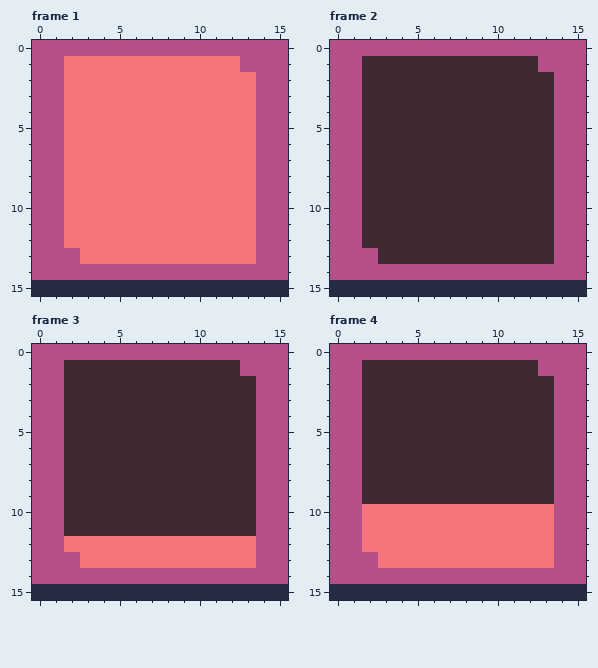
A pixel-art file gets an edit: CargOS/Assets/Sprites/Prefabs/p_teleporter_pad_raw.aseprite. Above, as it was before the edit.
16x16 pixels, 8 frames. Shown: frame 1, frame 2, frame 3, frame 4. The commit also changed other frames, which this record leaves out.
And afterwards:
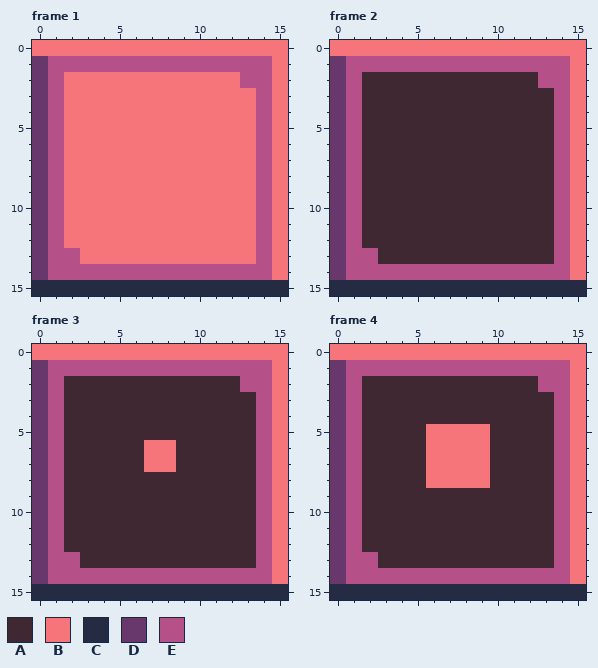
Palette (. is transparent): A #3f2832  B #f6757a  C #262b44  D #68386c  E #b55088
What changed:
layer "Layer 2" added
--- frame 1, layers "Layer 2", "Layer 1"
@@ x 0..15 @@
- 0 EEEEEEEEEEEEEEEE
- 1 EEBBBBBBBBBBBEEE
- 2 EEBBBBBBBBBBBBEE
- 3 EEBBBBBBBBBBBBEE
- 4 EEBBBBBBBBBBBBEE
- 5 EEBBBBBBBBBBBBEE
- 6 EEBBBBBBBBBBBBEE
- 7 EEBBBBBBBBBBBBEE
- 8 EEBBBBBBBBBBBBEE
- 9 EEBBBBBBBBBBBBEE
-10 EEBBBBBBBBBBBBEE
-11 EEBBBBBBBBBBBBEE
-12 EEBBBBBBBBBBBBEE
-13 EEEBBBBBBBBBBBEE
-14 EEEEEEEEEEEEEEEE
+ 0 BBBBBBBBBBBBBBBB
+ 1 DEEEEEEEEEEEEEEB
+ 2 DEBBBBBBBBBBBEEB
+ 3 DEBBBBBBBBBBBBEB
+ 4 DEBBBBBBBBBBBBEB
+ 5 DEBBBBBBBBBBBBEB
+ 6 DEBBBBBBBBBBBBEB
+ 7 DEBBBBBBBBBBBBEB
+ 8 DEBBBBBBBBBBBBEB
+ 9 DEBBBBBBBBBBBBEB
+10 DEBBBBBBBBBBBBEB
+11 DEBBBBBBBBBBBBEB
+12 DEBBBBBBBBBBBBEB
+13 DEEBBBBBBBBBBBEB
+14 DEEEEEEEEEEEEEEB
 15 CCCCCCCCCCCCCCCC
--- frame 2, layer "Layer 1"
@@ x 0..15 @@
- 0 EEEEEEEEEEEEEEEE
- 1 EEAAAAAAAAAAAEEE
- 2 EEAAAAAAAAAAAAEE
- 3 EEAAAAAAAAAAAAEE
- 4 EEAAAAAAAAAAAAEE
- 5 EEAAAAAAAAAAAAEE
- 6 EEAAAAAAAAAAAAEE
- 7 EEAAAAAAAAAAAAEE
- 8 EEAAAAAAAAAAAAEE
- 9 EEAAAAAAAAAAAAEE
-10 EEAAAAAAAAAAAAEE
-11 EEAAAAAAAAAAAAEE
-12 EEAAAAAAAAAAAAEE
-13 EEEAAAAAAAAAAAEE
-14 EEEEEEEEEEEEEEEE
+ 0 BBBBBBBBBBBBBBBB
+ 1 DEEEEEEEEEEEEEEB
+ 2 DEAAAAAAAAAAAEEB
+ 3 DEAAAAAAAAAAAAEB
+ 4 DEAAAAAAAAAAAAEB
+ 5 DEAAAAAAAAAAAAEB
+ 6 DEAAAAAAAAAAAAEB
+ 7 DEAAAAAAAAAAAAEB
+ 8 DEAAAAAAAAAAAAEB
+ 9 DEAAAAAAAAAAAAEB
+10 DEAAAAAAAAAAAAEB
+11 DEAAAAAAAAAAAAEB
+12 DEAAAAAAAAAAAAEB
+13 DEEAAAAAAAAAAAEB
+14 DEEEEEEEEEEEEEEB
 15 CCCCCCCCCCCCCCCC
--- frame 3, layers "Layer 2", "Layer 1"
@@ x 0..15 @@
- 0 EEEEEEEEEEEEEEEE
- 1 EEAAAAAAAAAAAEEE
- 2 EEAAAAAAAAAAAAEE
- 3 EEAAAAAAAAAAAAEE
- 4 EEAAAAAAAAAAAAEE
- 5 EEAAAAAAAAAAAAEE
- 6 EEAAAAAAAAAAAAEE
- 7 EEAAAAAAAAAAAAEE
- 8 EEAAAAAAAAAAAAEE
- 9 EEAAAAAAAAAAAAEE
-10 EEAAAAAAAAAAAAEE
-11 EEAAAAAAAAAAAAEE
-12 EEBBBBBBBBBBBBEE
-13 EEEBBBBBBBBBBBEE
-14 EEEEEEEEEEEEEEEE
+ 0 BBBBBBBBBBBBBBBB
+ 1 DEEEEEEEEEEEEEEB
+ 2 DEAAAAAAAAAAAEEB
+ 3 DEAAAAAAAAAAAAEB
+ 4 DEAAAAAAAAAAAAEB
+ 5 DEAAAAAAAAAAAAEB
+ 6 DEAAAAABBAAAAAEB
+ 7 DEAAAAABBAAAAAEB
+ 8 DEAAAAAAAAAAAAEB
+ 9 DEAAAAAAAAAAAAEB
+10 DEAAAAAAAAAAAAEB
+11 DEAAAAAAAAAAAAEB
+12 DEAAAAAAAAAAAAEB
+13 DEEAAAAAAAAAAAEB
+14 DEEEEEEEEEEEEEEB
 15 CCCCCCCCCCCCCCCC
--- frame 4, layers "Layer 2", "Layer 1"
@@ x 0..15 @@
- 0 EEEEEEEEEEEEEEEE
- 1 EEAAAAAAAAAAAEEE
- 2 EEAAAAAAAAAAAAEE
- 3 EEAAAAAAAAAAAAEE
- 4 EEAAAAAAAAAAAAEE
- 5 EEAAAAAAAAAAAAEE
- 6 EEAAAAAAAAAAAAEE
- 7 EEAAAAAAAAAAAAEE
- 8 EEAAAAAAAAAAAAEE
- 9 EEAAAAAAAAAAAAEE
-10 EEBBBBBBBBBBBBEE
-11 EEBBBBBBBBBBBBEE
-12 EEBBBBBBBBBBBBEE
-13 EEEBBBBBBBBBBBEE
-14 EEEEEEEEEEEEEEEE
+ 0 BBBBBBBBBBBBBBBB
+ 1 DEEEEEEEEEEEEEEB
+ 2 DEAAAAAAAAAAAEEB
+ 3 DEAAAAAAAAAAAAEB
+ 4 DEAAAAAAAAAAAAEB
+ 5 DEAAAABBBBAAAAEB
+ 6 DEAAAABBBBAAAAEB
+ 7 DEAAAABBBBAAAAEB
+ 8 DEAAAABBBBAAAAEB
+ 9 DEAAAAAAAAAAAAEB
+10 DEAAAAAAAAAAAAEB
+11 DEAAAAAAAAAAAAEB
+12 DEAAAAAAAAAAAAEB
+13 DEEAAAAAAAAAAAEB
+14 DEEEEEEEEEEEEEEB
 15 CCCCCCCCCCCCCCCC
